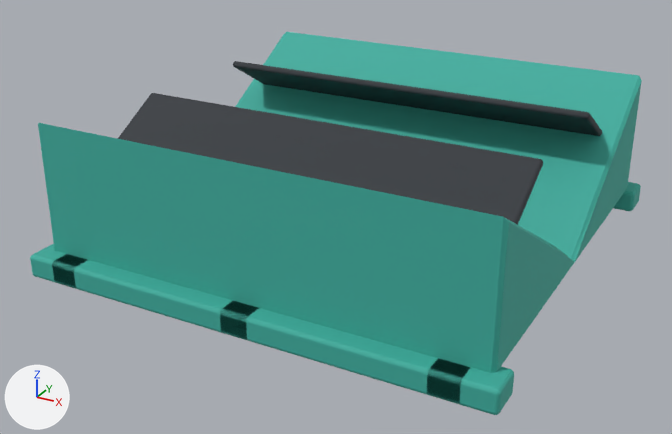
Two versions of the glTF model modelos3d/claude/glb/berco_bobina.glb, one commit apart.
Rendered twice from a 50 mm lens placed at (1.38, -2.7, 1.4), pointed at (-0.04, -0.11, 0.11). Lighting does not change. The marker at lower left points along +X, +Y and +Z. The older version comes first. Where no turn or scale is listed for an object, it has been applied to the vertices. Vertices at exactly the same position are counted once.

Names of what the first picture shows: 'base', 'base.001', 'borracha', 'borracha.001', 'cunha', 'cunha.001', 'travessa', 'travessa.001', 'travessa.002'.
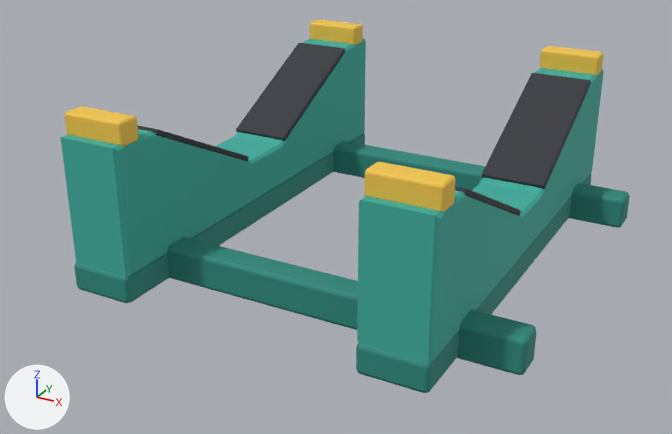
Location of each change, (x1, y1, x2, y2) in pixels of the pictures (672 x 434 px):
'cunha.001', deleted (cyan)
    before: (38, 123, 574, 373)
'cunha', deleted (cyan)
    before: (235, 32, 642, 262)
'sela', added (cyan)
    after: (60, 38, 366, 277)
'sela.001', added (cyan)
    after: (357, 68, 604, 364)
'borracha.001', reshaped, moved, turned
    before: (118, 93, 543, 225)
    after: (137, 125, 249, 161)
'base.001', deleted (cyan)
    before: (30, 244, 514, 415)
'longarina.001', added (cyan)
    after: (166, 237, 536, 375)
'borracha', reshaped, moved, turned
    before: (233, 61, 602, 136)
    after: (236, 43, 345, 141)
'borracha.002', added
    after: (482, 73, 591, 189)
'travessa', recoloured, reshaped, moved
    before: (52, 254, 87, 289)
    after: (74, 133, 365, 303)
'travessa.001', recoloured, reshaped, moved
    before: (220, 301, 258, 340)
    after: (356, 173, 592, 393)
'longarina', added (cyan)
    after: (333, 141, 630, 228)
'batente.003', added (yellow)
    after: (364, 162, 455, 213)
'batente.001', added (yellow)
    after: (65, 106, 138, 146)
'batente.002', added (yellow)
    after: (540, 46, 604, 76)
'batente', added (yellow)
    after: (310, 19, 363, 45)
'travessa.002', deleted (cyan)
    before: (427, 358, 471, 404)
'base', deleted (cyan)
    before: (613, 182, 641, 211)
'borracha.003', added
    after: (455, 186, 521, 216)
part 2 of me_mesh_6, deleted
    before: (233, 61, 602, 136)
part 3 of me_mesh_6, added
    after: (236, 43, 345, 141)
part 4 of me_mesh_8, deleted
    before: (118, 93, 543, 225)
part 5 of me_mesh_8, added
    after: (137, 125, 249, 161)

The change, as a list of edits to the scene's bpy script:
```text
Change mat_material_0:
    mat_material_0.base_color: (0.0467, 0.423, 0.347) -> (0.0242, 0.254, 0.209)  # cyan #3dae9f -> cyan #2b8a7e
Change mat_material_1:
    mat_material_1.base_color: (0.0242, 0.254, 0.209) -> (0.0467, 0.423, 0.347)  # cyan #2b8a7e -> cyan #3dae9f
Change me_mesh_2:
    remove me_mesh_2.from_pydata(...)  # 152 vertices, 300 faces; spans x -0.06..0.06, y -0.8..0.8, z -0.04..0.04
    remove me_mesh_2.materials.append(mat_material_1)  # cyan #2b8a7e
    add me_mesh_2.from_pydata(...)  # 56 vertices, 108 faces; spans x -0.11..0.11, y -0.8..0.8, z -0.05..0.05
    me_mesh_2 part 1: 152 vertices removed from x -0.06..0.06, y -0.8..0.8, z -0.04..0.04; 56 vertices added at x -0.11..0.11, y -0.8..0.8, z -0.05..0.05
    add me_mesh_2.materials.append(mat_material_0)  # cyan #2b8a7e
Change me_mesh_3:
    remove me_mesh_3.from_pydata(...)  # 152 vertices, 300 faces; spans x -0.06..0.06, y -0.8..0.8, z -0.04..0.04
    remove me_mesh_3.materials.append(mat_material_1)  # cyan #2b8a7e
    add me_mesh_3.from_pydata(...)  # 56 vertices, 108 faces; spans x -0.11..0.11, y -0.8..0.8, z -0.05..0.05
    me_mesh_3 part 6: 152 vertices removed from x -0.06..0.06, y -0.8..0.8, z -0.04..0.04; 56 vertices added at x -0.11..0.11, y -0.8..0.8, z -0.05..0.05
    add me_mesh_3.materials.append(mat_material_0)  # cyan #2b8a7e
Change me_mesh_6:
    used by ob_borracha; parent = ob_berco_bobina; location = (0.0, 0.46, 0.365); rotation_euler = (-0.523, 0.0, 0.0), in degrees (-30, 0, 0)
    remove me_mesh_6.from_pydata(...)  # 152 vertices, 300 faces; spans x -0.7..0.7, y -0.25..0.25, z -0.013..0.013
    add me_mesh_6.from_pydata(...)  # 56 vertices, 108 faces; spans x -0.11..0.11, y -0.27..0.27, z -0.01..0.01
    me_mesh_6 part 2: 152 vertices removed from x -0.7..0.7, y -0.25..0.25, z -0.013..0.013
    me_mesh_6 part 3: 56 vertices added at x -0.11..0.11, y -0.27..0.27, z -0.01..0.01
Change me_mesh_8:
    used by ob_borracha_001; parent = ob_berco_bobina; location = (0.0, -0.46, 0.365); rotation_euler = (0.523, 0.0, 0.0), in degrees (30, 0, 0)
    remove me_mesh_8.from_pydata(...)  # 152 vertices, 300 faces; spans x -0.7..0.7, y -0.25..0.25, z -0.013..0.013
    add me_mesh_8.from_pydata(...)  # 56 vertices, 108 faces; spans x -0.11..0.11, y -0.27..0.27, z -0.01..0.01
    me_mesh_8 part 4: 152 vertices removed from x -0.7..0.7, y -0.25..0.25, z -0.013..0.013
    me_mesh_8 part 5: 56 vertices added at x -0.11..0.11, y -0.27..0.27, z -0.01..0.01
Remove ob_base:
    ob_base = bpy.data.objects.new('base', me_mesh_0)
Remove ob_base_001:
    ob_base_001 = bpy.data.objects.new('base.001', me_mesh_1)
Change ob_travessa:
    ob_travessa.location: (-0.65, 0.0, 0.04) -> (-0.5, 0.0, 0.05)
Change ob_travessa_001:
    ob_travessa_001.location: (0.0, 0.0, 0.04) -> (0.5, 0.0, 0.05)
Remove ob_travessa_002:
    ob_travessa_002 = bpy.data.objects.new('travessa.002', me_mesh_4)
Remove ob_cunha:
    ob_cunha = bpy.data.objects.new('cunha', me_mesh_5)
Change ob_borracha:
    ob_borracha.location: (0.0, 0.46, 0.365) -> (-0.5, 0.36, 0.383)
    ob_borracha.rotation_euler: (-0.523, 0.0, 0.0) -> (0.464, 0.0, 0.0)  # degrees (-30, 0, 0) -> degrees (27, 0, 0)
Remove ob_cunha_001:
    ob_cunha_001 = bpy.data.objects.new('cunha.001', me_mesh_7)
Change ob_borracha_001:
    ob_borracha_001.location: (0.0, -0.46, 0.365) -> (-0.5, -0.36, 0.383)
    ob_borracha_001.rotation_euler: (0.523, 0.0, 0.0) -> (-0.464, 0.0, 0.0)  # degrees (30, 0, 0) -> degrees (-27, 0, 0)
Add ob_batente_003:
    ob_batente_003 = bpy.data.objects.new('batente.003', me_mesh_13)  # 56 vertices, 108 faces; spans x -0.11..0.11, y -0.04..0.04, z -0.04..0.04; in mat_material_3 (yellow #f5c84b)
    ob_batente_003.location = (0.5, -0.72, 0.54)
Add ob_borracha_003:
    ob_borracha_003 = bpy.data.objects.new('borracha.003', me_mesh_12)  # 56 vertices, 108 faces; spans x -0.11..0.11, y -0.244..0.244, z -0.127..0.127; in mat_material_2 (dark grey #30343a)
    ob_borracha_003.location = (0.5, -0.36, 0.383)
Add ob_batente_002:
    ob_batente_002 = bpy.data.objects.new('batente.002', me_mesh_13.copy())
    ob_batente_002.location = (0.5, 0.72, 0.54)
Add ob_borracha_002:
    ob_borracha_002 = bpy.data.objects.new('borracha.002', me_mesh_10)  # 56 vertices, 108 faces; spans x -0.11..0.11, y -0.244..0.244, z -0.127..0.127; in mat_material_2 (dark grey #30343a)
    ob_borracha_002.location = (0.5, 0.36, 0.383)
Add ob_sela_001:
    ob_sela_001 = bpy.data.objects.new('sela.001', me_mesh_9)  # 32 vertices, 60 faces; spans x -0.11..0.11, y -0.79..0.79, z 0.09..0.51; in mat_material_1 (cyan #3dae9f)
    ob_sela_001.location = (0.5, 0.0, 0.0)
Add ob_batente_001:
    ob_batente_001 = bpy.data.objects.new('batente.001', me_mesh_13.copy())
    ob_batente_001.location = (-0.5, -0.72, 0.54)
Add ob_batente:
    ob_batente = bpy.data.objects.new('batente', me_mesh_13.copy())
    ob_batente.location = (-0.5, 0.72, 0.54)
Add ob_sela:
    ob_sela = bpy.data.objects.new('sela', me_mesh_9.copy())
    ob_sela.location = (-0.5, 0.0, 0.0)
Add ob_longarina_001:
    ob_longarina_001 = bpy.data.objects.new('longarina.001', me_mesh_1_1)  # 56 vertices, 108 faces; spans x -0.8..0.8, y -0.05..0.05, z -0.06..0.06; in mat_material_0 (cyan #2b8a7e)
    ob_longarina_001.location = (0.0, -0.55, 0.06)
Add ob_longarina:
    ob_longarina = bpy.data.objects.new('longarina', me_mesh_1_1.copy())
    ob_longarina.location = (0.0, 0.55, 0.06)
```
